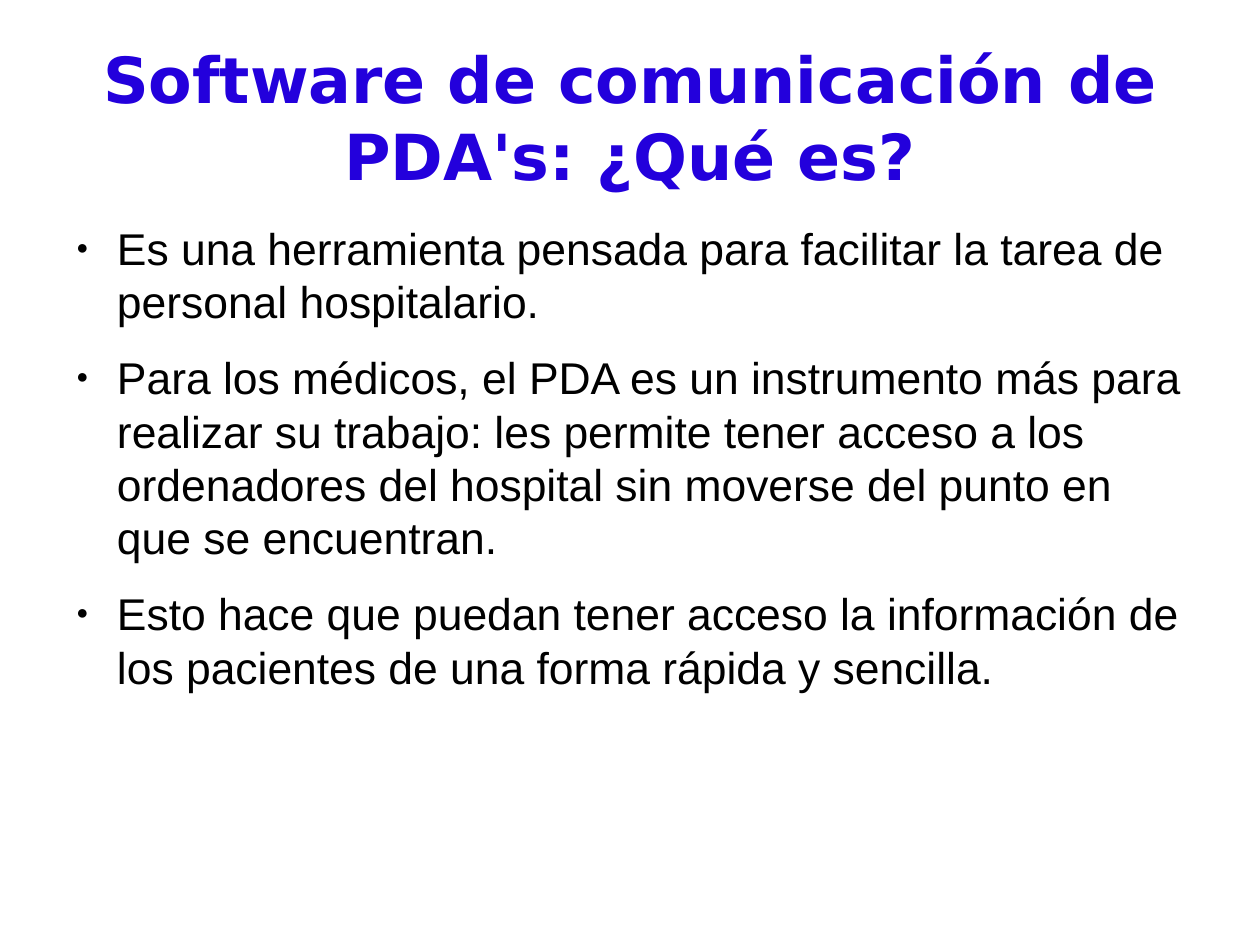
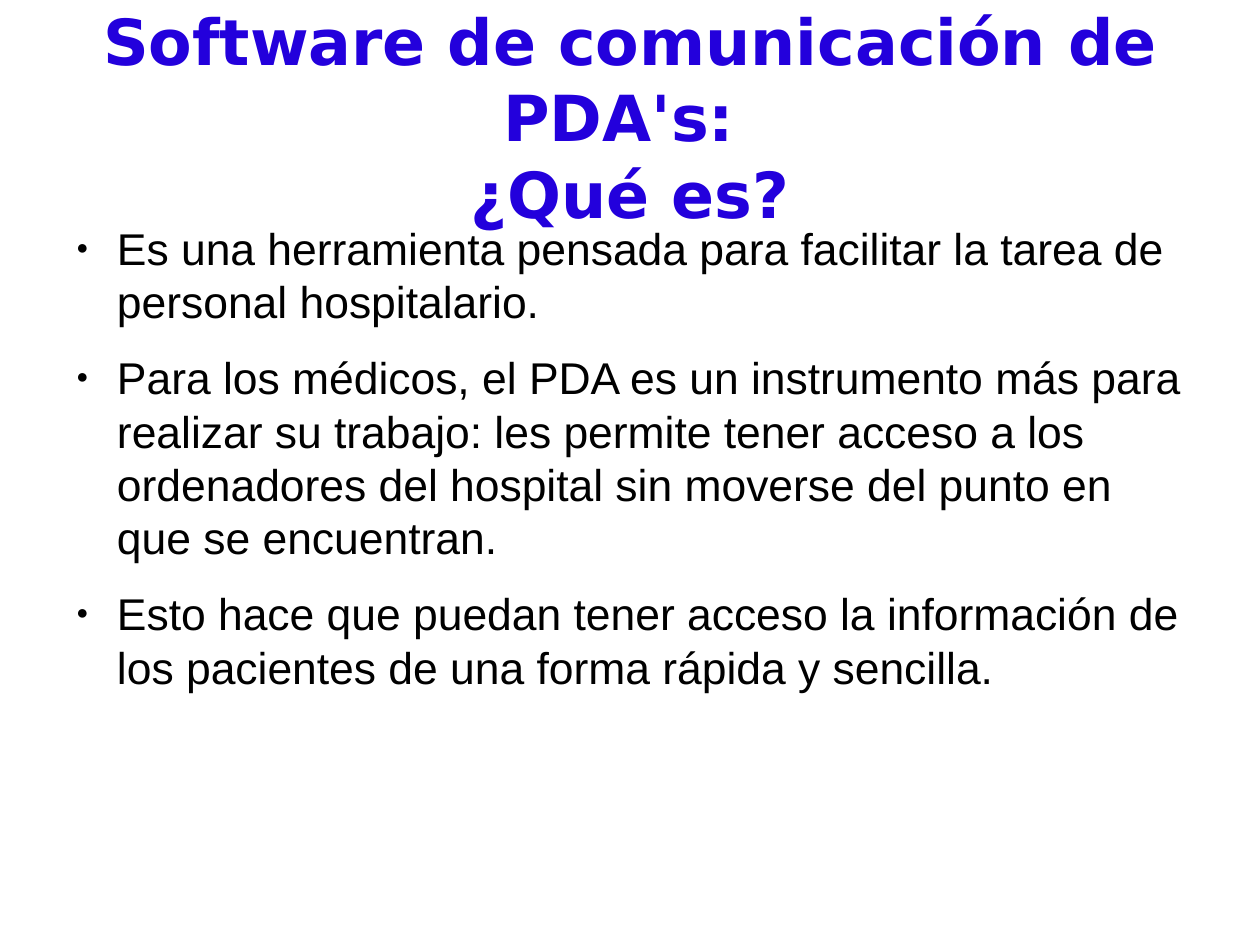
Before and after one commit to BackupTheBerlios/pdassii, a slide deck: slide 3 of Documentos/presentación.odp. Drawn at 1260x945 pixels with LibreOffice and Linux fonts; fonts in the diff are those of the drawing. Boxes give left, top, right and bottom in pixels: in the first picture for what was removed or moved away, otherwise in the second. Text is boxed around its words. In the diff, an @@ line names an element or a change of style, - is before the commit and + after.

Commit message:
con uml

```diff
--- a/Documentos/presentación.odp
+++ b/Documentos/presentación.odp
@@ title "Software de comunicación de PDA's: ..." rewrapped from <box>103,52,1156,193</box> to <box>103,14,1156,231</box> @@
```
Also in this commit, not shown: 1 other slide changed.
